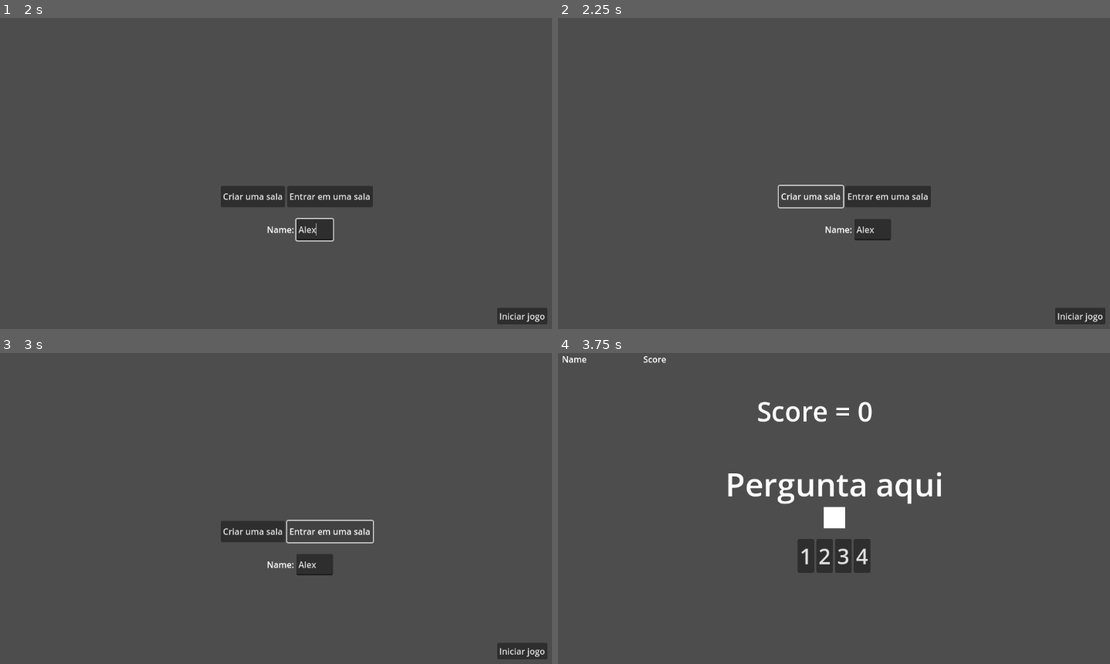
Above: before the commit, frames 1-4 (two rows, left to right).
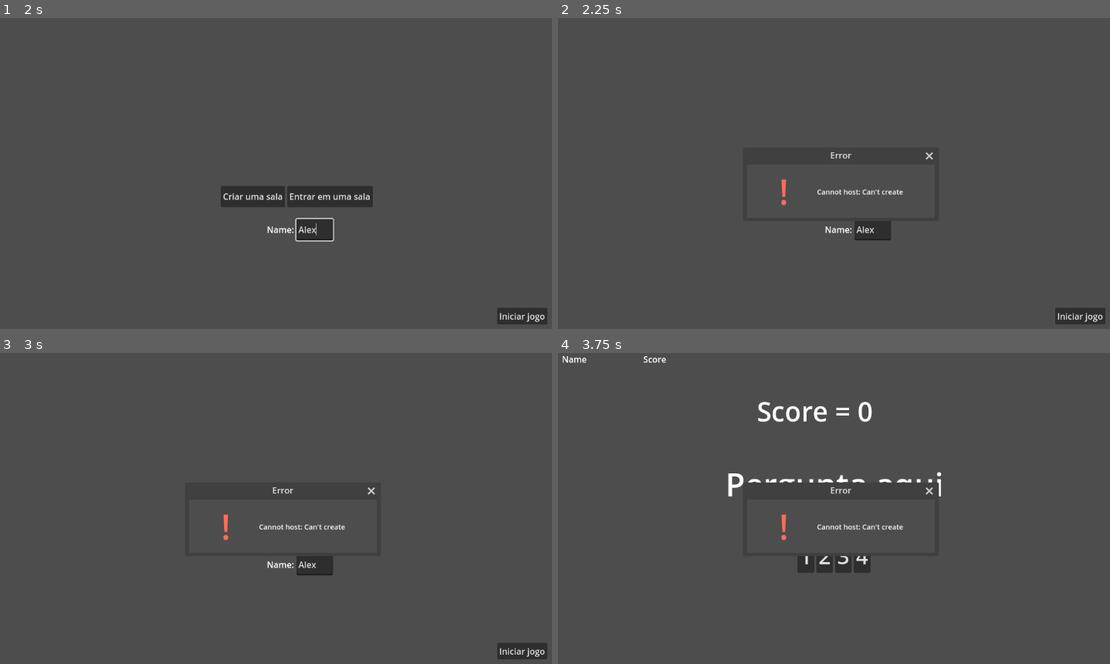
Above: after the commit, the same moments.

Repository: helpmeagain/project-kiwi
Game: Godot game, scene res://src/scenes/main-menu.tscn
The game is run twice, just before and just after one commit, with the same random seed, the same clock (stepped at 60 frames per second) and the same inputs.
Inputs (mouse positions are in pixels of both pictures, inside the frame that each line leads up to):
- Up to frame 1 (2 s): click "Start" at 0.5 s; click (314, 229) at 1.27 s; type "Alex" at 1.35 s
- Up to frame 2 (2.25 s): click "Criar uma sala" at 2 s
- Up to frame 3 (3 s): click "Entrar em uma sala" at 2.75 s
- Up to frame 4 (3.75 s): click "Iniciar jogo" at 3.5 s

Frame 1 is identical in both runs. In frame 2, 1.4% of the frame differs, in the area x 39-68%, y 43-62%; in frame 3, 1.3%; in frame 4, 1.9%, in the area x 34-70%, y 41-66%.
Error before the commit: Invalid operands 'String' and 'int' in operator '+'. (res://src/scripts/multiplayer_menu.gd:49)

Commit message:
feat: add error message

Diff:
--- a/project.godot
+++ b/project.godot
@@ -18,3 +18,7 @@
 [autoload]
 
 MultiplayerPlayerManager="*res://src/scripts/multiplayer_player_manager.gd"
+
+[display]
+
+window/subwindows/embed_subwindows=false
--- a/src/scenes/multiplayer-menu.tscn
+++ b/src/scenes/multiplayer-menu.tscn
@@ -48,6 +48,40 @@
 [node name="NameLineEdit" type="LineEdit" parent="NameInputContainer"]
 layout_mode = 2
 
+[node name="Window" type="Window" parent="."]
+title = "Error"
+initial_position = 1
+size = Vector2i(350, 100)
+visible = false
+unresizable = true
+popup_window = true
+
+[node name="HBoxContainer" type="HBoxContainer" parent="Window"]
+offset_right = 399.0
+offset_bottom = 110.0
+scale = Vector2(0.88, 0.92)
+size_flags_horizontal = 3
+size_flags_vertical = 3
+theme_override_constants/separation = 50
+alignment = 1
+
+[node name="Warning" type="Label" parent="Window/HBoxContainer"]
+custom_minimum_size = Vector2(30, 0)
+layout_mode = 2
+theme_override_colors/font_color = Color(1, 0.425788, 0.357085, 1)
+theme_override_colors/font_outline_color = Color(0, 0, 0, 1)
+theme_override_font_sizes/font_size = 70
+text = "!"
+
+[node name="WindowLabel" type="Label" parent="Window/HBoxContainer"]
+layout_mode = 2
+theme_override_colors/font_color = Color(1, 1, 1, 1)
+theme_override_font_sizes/font_size = 15
+text = "Generic error message"
+horizontal_alignment = 1
+vertical_alignment = 1
+
 [connection signal="pressed" from="HBoxContainer/HostButton" to="." method="_on_host_button_pressed"]
 [connection signal="pressed" from="HBoxContainer/JoinButton" to="." method="_on_join_button_pressed"]
 [connection signal="pressed" from="StartButton" to="." method="_on_start_button_pressed"]
+[connection signal="close_requested" from="Window" to="." method="_on_window_close_requested"]
--- a/src/scripts/multiplayer_menu.gd
+++ b/src/scripts/multiplayer_menu.gd
@@ -8,13 +8,14 @@
 	multiplayer.peer_connected.connect(player_connected)
 	multiplayer.peer_disconnected.connect(player_disconnected)
 	multiplayer.connected_to_server.connect(player_connected_to_server)
-	multiplayer.connection_failed.connect(player_connected)
+	multiplayer.connection_failed.connect(player_connection_failed)
 
 func player_connected(id):
 	print("Player connected: " + str(id))
 
 func player_disconnected(id):
 	print("Player disconnected: " + str(id))
+	MultiplayerPlayerManager.players.erase(id)
 
 func player_connected_to_server():
 	print("Connected to server")
@@ -42,11 +43,16 @@
 		for i in MultiplayerPlayerManager.players:
 			send_player_information.rpc(MultiplayerPlayerManager.players[i].name, i)
 
+func show_error(message: String):
+	$Window.show()
+	$Window/HBoxContainer/WindowLabel.text = (message)
+
 func _on_host_button_pressed() -> void:
 	peer = ENetMultiplayerPeer.new()
 	var error = peer.create_server(port, 45)
 	if error != OK:
-		print("Cannot host: " + error)
+		show_error("Cannot host: " + error_string(error))
+		print("[DEBUG] Cannot host: " + error_string(error))
 		return
 	# peer.get_host().compress(ENetConnection.COMPRESS_RANGE_CODER)
 
@@ -55,9 +61,20 @@
 	print("Waiting for players...")
 
 func _on_join_button_pressed() -> void:
+	var player_name = $NameInputContainer/NameLineEdit.text
+	if player_name == "":
+		show_error("Invalid name: Empty" )
+		print("Invalid name: Empty")
+		return
+
 	peer = ENetMultiplayerPeer.new()
-	peer.create_client(address, port)
+	var error = peer.create_client(address, port)
+	if error != OK:
+		show_error("Cannot join: " + error_string(error))
+		print("[DEBUG] Cannot join: " + error_string(error))
+		return
 	#peer.get_host().compress(ENetConnection.COMPRESS_RANGE_CODER)
+
 	multiplayer.set_multiplayer_peer(peer)
 	print("Joined game!")
 
@@ -65,4 +82,8 @@
 	if multiplayer.is_server():
 		start_game.rpc()
 	else:
+		show_error("Only host can start the game")
 		print("Only host can start the game")
+
+func _on_window_close_requested() -> void:
+	$Window.hide()
